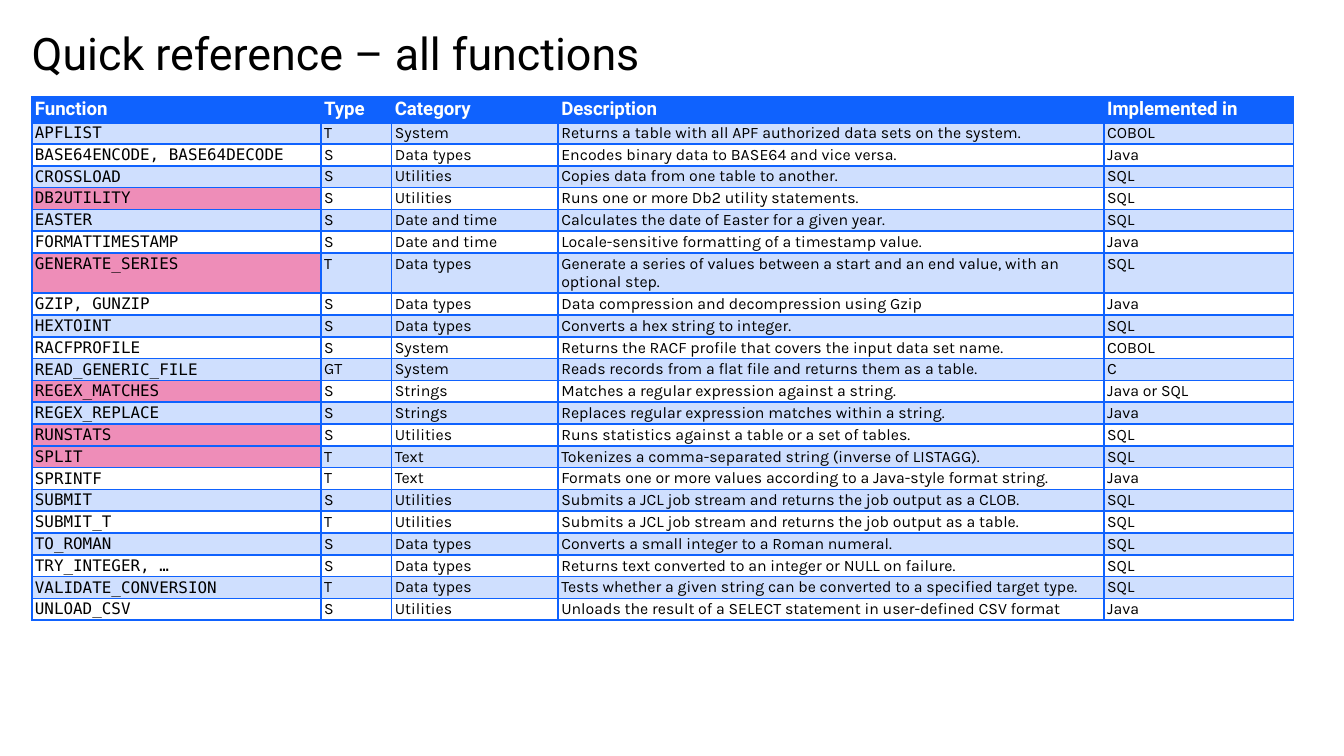
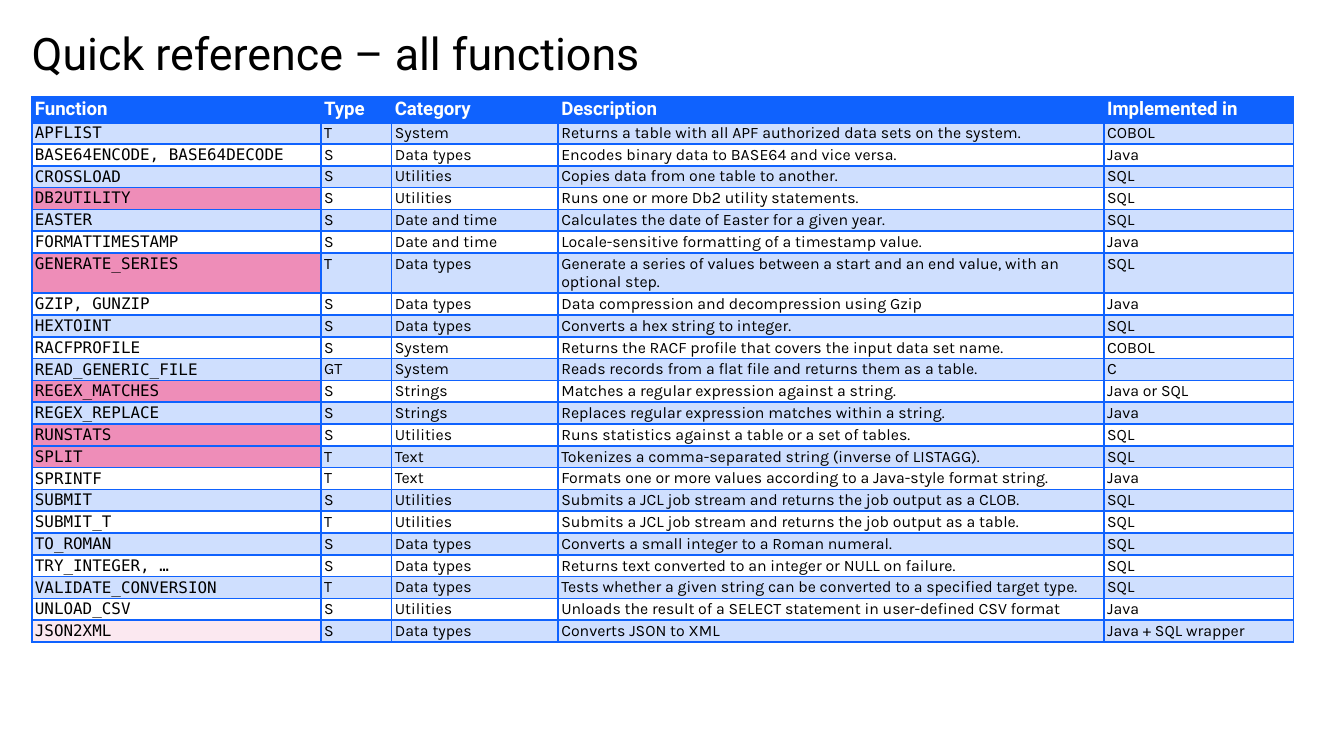
Before and after one commit to de103252/Db2_Routines, a slide deck: slide 7 of Db2 Routines Presentation.pptx (slide 33 before the commit). Drawn at 1344x756 pixels with LibreOffice and Linux fonts; fonts in the diff are those of the drawing; background and template pictures are left out. Boxes give left, top, right and bottom in pixels: in the first picture for what was removed or moved away, otherwise in the second. Text is boxed around its words. In the diff, an @@ line names an element or a change of style, - is before the commit and + after.

```diff
--- a/Db2 Routines Presentation.pptx
+++ b/Db2 Routines Presentation.pptx
@@ table at (32, 97, 1294, 653) @@
+row 24: JSON2XML | S | Data types | Converts JSON to XML | Java + SQL wrapper
```
Also in this commit, not shown: 2 other slides changed, 1 slide removed.
